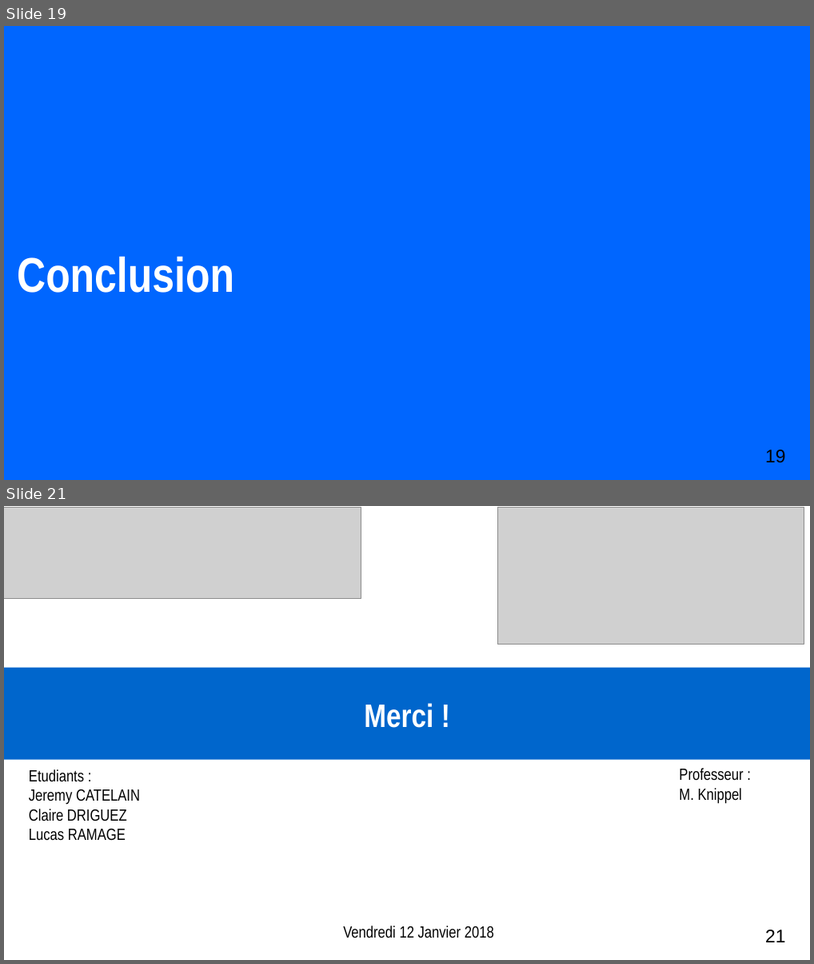
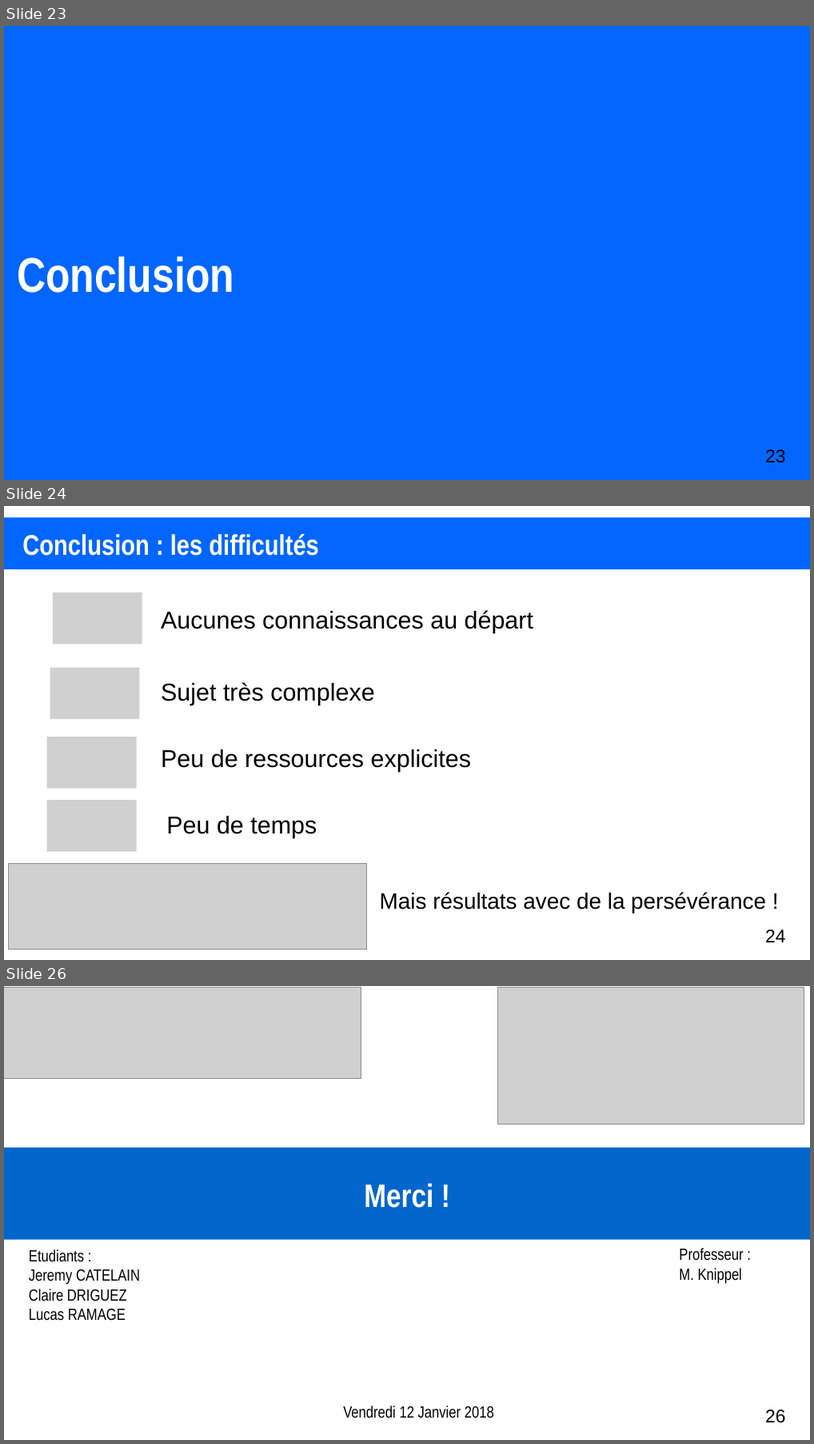
Before and after one commit to XgLsuLzRMy/Composition-Musicale-par-Reseau-de-Neurones, a slide deck: projet.odp. Shown one above the other, each under a label of ours: slides 19 and 21 before the commit, slides 23, 24 and 26 after it; the slides between them are not shown. The pictures are 814x964 and 814x1444 pixels, drawn with LibreOffice and Linux fonts; fonts in the diff are those of the drawing; grey boxes stand for pictures. Boxes give left, top, right and bottom in pixels: in the first picture for what was removed or moved away, otherwise in the second. Text is boxed around its words. In the diff, an @@ line names an element or a change of style, - is before the commit and + after.

```diff
--- a/projet.odp
+++ b/projet.odp
@@ slide 24 added at (4, 506, 810, 960), background #FFFFFF @@
@@ rectangle added at (4, 518, 810, 570), fill #0066FF @@
@@ title added at (22, 534, 318, 556), 28 pt, text #FFFFFF, bold @@
+Conclusion : les difficultés
@@ picture added at (53, 592, 142, 644) @@
@@ text added at (161, 610, 534, 633), 24 pt, text #000000 @@
+Aucunes connaissances au départ
@@ picture added at (50, 667, 139, 719) @@
@@ text added at (161, 682, 374, 705), 24 pt, text #000000 @@
+Sujet très complexe
@@ picture added at (47, 736, 137, 788) @@
@@ text added at (161, 749, 471, 772), 24 pt, text #000000 @@
+Peu de ressources explicites
@@ picture added at (47, 800, 137, 852) @@
@@ text added at (166, 816, 317, 838), 24 pt, text #000000 @@
+Peu de temps
@@ picture added at (8, 863, 367, 949) @@
@@ text added at (380, 892, 766, 913), 22 pt, text #000000 @@
+Mais résultats avec de la persévérance !
@@ page number added at (766, 929, 786, 942), 18 pt, text #000000 @@
+24
@@ what was slide 19 is now slide 23 @@
@@ page number at (766, 449, 786, 463): text changed @@
-19
+23
@@ what was slide 21 is now slide 26 @@
@@ page number at (766, 1409, 786, 1423): text changed @@
-21
+26
```
Also in this commit, not shown: 1 slide changed, 7 other slides added, 3 slides removed, 1 other file.
